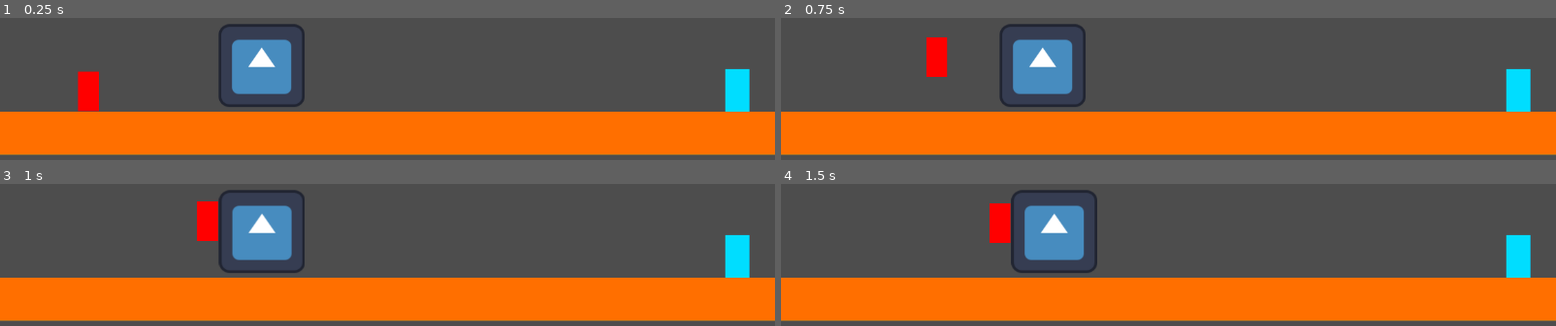
Above: before the commit, frames 1-4 (two rows, left to right).
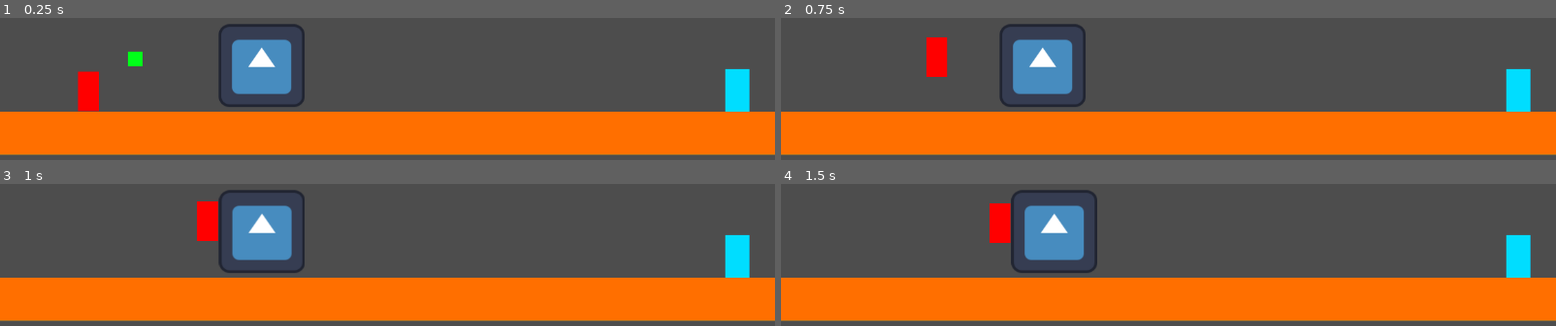
Above: after the commit, the same moments.

Repository: vizify/peak-o-peak
Game: Godot game, scene res://scenes/test.tscn
The game is run twice, just before and just after one commit, with the same random seed, the same clock (stepped at 60 frames per second) and the same inputs. This scene is started directly instead of the project's main scene. The engine's default icon, where the game draws it, is replaced by a stand-in: a white triangle on a blue panel in a dark square.
Inputs:
- Up to frame 1 (0.25 s): no input
- Up to frame 2 (0.75 s): tap Enter at 0.5 s; hold D (move_right) from 0.53 s (still down); tap Space (jump) at 0.6 s
- Up to frame 3 (1 s): keep holding D (move_right); tap Space (jump) at 0.77 s
- Up to frame 4 (1.5 s): keep holding D (move_right); tap Space (jump) at 1.07, 1.35 s

The runs differ from the first frame. In frame 1, 0.2% of the frame differs, in the area x 16-19%, y 23-35%; in frame 2, nothing differs; in frame 3, nothing differs; in frame 4, nothing differs.

Commit message:
added key logic

Diff:
--- a/project.godot
+++ b/project.godot
@@ -54,4 +54,5 @@
 
 2d_physics/layer_1="World"
 2d_physics/layer_2="Player"
+2d_physics/layer_3="Consumable"
 2d_physics/layer_8="Win_zone"
--- a/scenes/Player0.tscn
+++ b/scenes/Player0.tscn
@@ -33,7 +33,7 @@
 size = Vector2(33.5, 60)
 
 [node name="Player" type="CharacterBody2D" groups=["player"]]
-collision_layer = 130
+collision_layer = 134
 script = ExtResource("1_1v48j")
 
 [node name="PlayerSprite" type="AnimatedSprite2D" parent="."]
--- /dev/null
+++ b/scenes/key.tscn
@@ -0,0 +1,22 @@
+[gd_scene load_steps=4 format=3 uid="uid://yxhpthrnwp3r"]
+
+[ext_resource type="Script" uid="uid://dfk8tuetphwmi" path="res://scripts/key.gd" id="1_yk2u2"]
+[ext_resource type="Texture2D" uid="uid://n07wva3f5atj" path="res://asssets/temp/green.png" id="2_fttkb"]
+
+[sub_resource type="RectangleShape2D" id="RectangleShape2D_fttkb"]
+size = Vector2(22, 22)
+
+[node name="Key" type="Area2D"]
+collision_layer = 5
+collision_mask = 5
+script = ExtResource("1_yk2u2")
+
+[node name="Green" type="Sprite2D" parent="."]
+position = Vector2(-1.4210855e-14, 5.9604645e-08)
+scale = Vector2(0.33730158, 0.33730164)
+texture = ExtResource("2_fttkb")
+
+[node name="CollisionShape2D" type="CollisionShape2D" parent="."]
+shape = SubResource("RectangleShape2D_fttkb")
+
+[connection signal="body_entered" from="." to="." method="_on_body_entered"]
--- a/scenes/test.tscn
+++ b/scenes/test.tscn
@@ -1,10 +1,11 @@
-[gd_scene format=3 uid="uid://rucpjs3ln65y"]
+[gd_scene load_steps=10 format=3 uid="uid://j2l7rt51sq4o"]
 
 [ext_resource type="PackedScene" uid="uid://d1tycwkquf676" path="res://scenes/Player0.tscn" id="1_bl13t"]
 [ext_resource type="Texture2D" uid="uid://dp7l3cnh06ss4" path="res://asssets/temp/orange.png" id="2_iyx0m"]
 [ext_resource type="Texture2D" uid="uid://cpicrt7phyeib" path="res://asssets/temp/placeholder64.png" id="3_iyx0m"]
-[ext_resource type="PackedScene" path="res://scenes/door.tscn" id="4_74lek"]
+[ext_resource type="PackedScene" uid="uid://c668ce7quu476" path="res://scenes/door.tscn" id="4_74lek"]
 [ext_resource type="PackedScene" uid="uid://bw7kebg6ngmnl" path="res://scenes/box.tscn" id="5_j5jx5"]
+[ext_resource type="PackedScene" uid="uid://yxhpthrnwp3r" path="res://scenes/key.tscn" id="6_lpvoh"]
 
 [sub_resource type="TileSetAtlasSource" id="TileSetAtlasSource_74lek"]
 texture = ExtResource("2_iyx0m")
@@ -2961,18 +2962,21 @@
 sources/0 = SubResource("TileSetAtlasSource_74lek")
 sources/1 = SubResource("TileSetAtlasSource_j5jx5")
 
-[node name="Test" type="Node2D" unique_id=1886224597]
+[node name="Test" type="Node2D"]
 
-[node name="Player" parent="." unique_id=753750070 instance=ExtResource("1_bl13t")]
+[node name="Player" parent="." instance=ExtResource("1_bl13t")]
 position = Vector2(131, 549)
 
-[node name="TileMap" type="TileMap" parent="." unique_id=139138013]
+[node name="TileMap" type="TileMap" parent="."]
 tile_set = SubResource("TileSet_j5jx5")
 format = 2
 layer_0/tile_data = PackedInt32Array(2555910, 131072, 3, 2555911, 196608, 3, 2555912, 0, 3, 2555913, 65536, 3, 2555914, …(5245 unchanged characters)…
 
-[node name="Door" parent="." unique_id=1224370050 instance=ExtResource("4_74lek")]
+[node name="Door" parent="." instance=ExtResource("4_74lek")]
 position = Vector2(1096, 544)
 
-[node name="Box" parent="." unique_id=1477571142 groups=["object"] instance=ExtResource("5_j5jx5")]
+[node name="Box" parent="." groups=["object"] instance=ExtResource("5_j5jx5")]
 position = Vector2(314, 437)
+
+[node name="Key" parent="." instance=ExtResource("6_lpvoh")]
+position = Vector2(201, 497)
--- /dev/null
+++ b/scripts/key.gd
@@ -0,0 +1,7 @@
+extends Area2D
+
+func _on_body_entered(body):
+	print("key entered")
+	if body.is_in_group("player"):
+		body.has_key = true
+		queue_free()
--- a/scripts/player_0.gd
+++ b/scripts/player_0.gd
@@ -6,6 +6,8 @@
 const GRAVITY_MULTIPLIER : float = 2.0
 
 var in_win_zone = false
+var has_key = false
+
 
 func _physics_process(delta: float) -> void:
 	# Add the gravity.
@@ -34,7 +36,7 @@
 			collider.apply_central_impulse(-collision.get_normal())
 
 
-	if in_win_zone and Input.is_action_just_pressed("jump"):
+	if in_win_zone and Input.is_action_just_pressed("jump") and has_key:
 		win()
 
 func win():
Binary file added: asssets/temp/green.png
Not shown, added: asssets/temp/green.png.import
Not shown, added: scripts/key.gd.uid
